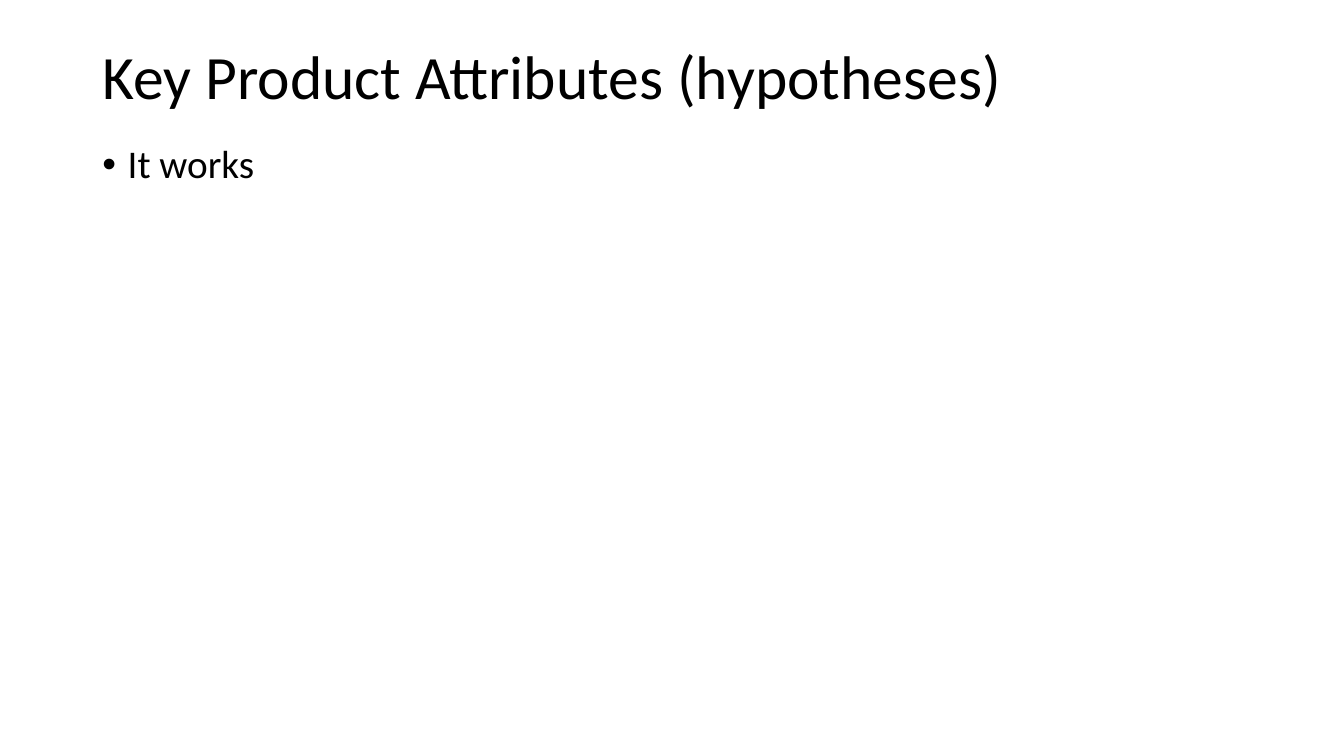
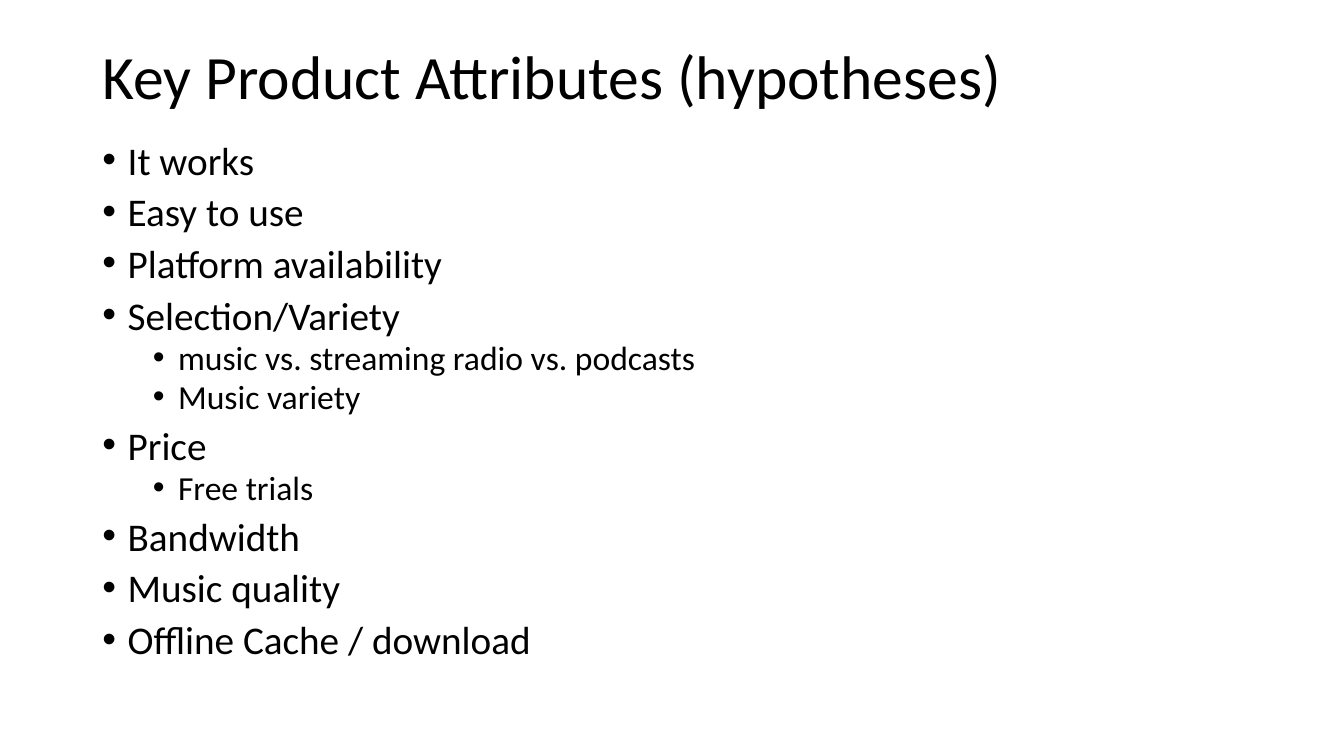
Before and after one commit to ahgraber/AmazonSemantics, a slide deck: slide 11 of MIS612 Project Busn Analysis.pptx. Drawn at 1344x756 pixels with LibreOffice and Linux fonts; fonts in the diff are those of the drawing. Boxes give left, top, right and bottom in pixels: in the first picture for what was removed or moved away, otherwise in the second. Text is boxed around its words. In the diff, an @@ line names an element or a change of style, - is before the commit and + after.

```diff
--- a/MIS612 Project Busn Analysis.pptx
+++ b/MIS612 Project Busn Analysis.pptx
@@ text at <box>128,147,254,176</box>: line spacing 0.9 to 0.8 @@
@@ text at <box>128,201,695,655</box>: paragraphs added @@
+• Easy to use
+• Platform availability
+• Selection/Variety
+  • music vs. streaming radio vs. podcasts
+  • Music variety
+• Price
+  • Free trials
+• Bandwidth
+• Music quality
+• Offline Cache / download
```
Also in this commit, not shown: 5 other slides changed, 1 slide removed, 3 other files.
